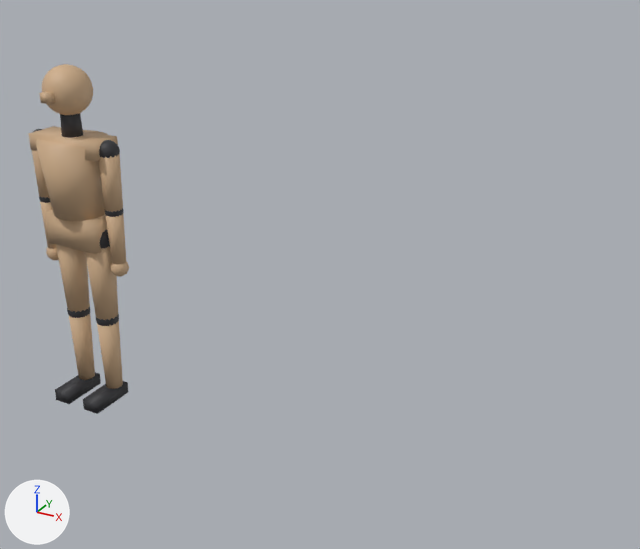
The Blender file characters/setviewfinder-character-template.blend as it was, and as the next commit left it.
Camera for both pictures: a 50 mm camera at (2.97, -3.01, 2.45) aimed at (1.28, 0.08, 0.91). The axes (+X, +Y, +Z) are drawn at lower left. The lights are the same throughout. The picture after the commit comes second.

The first picture shows 'Mannequin'.
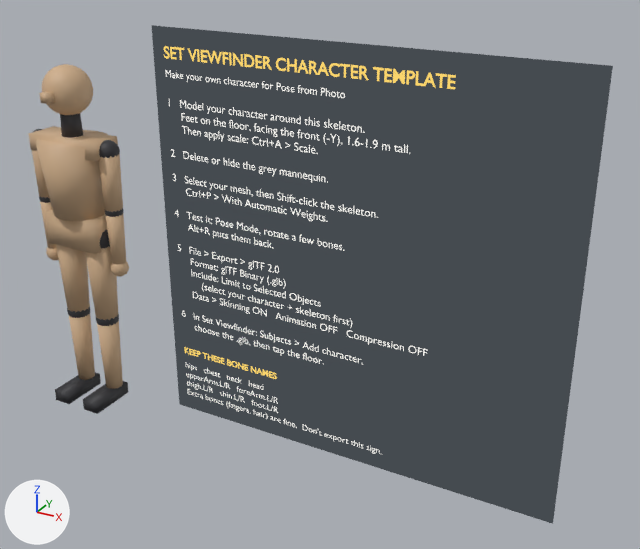
Where the change shows, as pixel boxes [x1, y1, x2, y2] in the pictures (640 x 549 px):
'Instructions Board', added
    after: [151, 25, 613, 524]
'Sign Steps', added
    after: [169, 99, 428, 365]
'Sign Title', added
    after: [164, 46, 456, 89]
'Sign Bones', added
    after: [185, 362, 380, 454]
'Sign Subtitle', added
    after: [165, 70, 345, 98]
'Sign Bones Title', added
    after: [184, 347, 277, 379]

The change, as a diff of the scene's bpy script:
```diff
--- a/characters/setviewfinder-character-template.blend.py
+++ b/characters/setviewfinder-character-template.blend.py
@@ me_plane @@
+me_plane.from_pydata([(-0.5, -0.5, 0.0), (0.5, -0.5, 0.0), (-0.5, 0.5, 0.0), (0.5, 0.5, 0.0)], [], [(0, 1, 3, 2)])
+me_plane.materials.append(mat_sign_board)  # dark grey #454b50
@@ txt_sign_title @@
+txt_sign_title = bpy.data.curves.new('Sign Title', 'FONT')
+txt_sign_title.body = 'SET VIEWFINDER CHARACTER TEMPLATE'
+txt_sign_title.materials.append(mat_sign_accent)  # yellow #f9d46c
+txt_sign_title.offset = 0.0015
+txt_sign_title.align_y = 'TOP'
+txt_sign_title.size = 0.07
+txt_sign_title.space_line = 1.12
@@ txt_sign_subtitle @@
+txt_sign_subtitle = bpy.data.curves.new('Sign Subtitle', 'FONT')
+txt_sign_subtitle.body = 'Make your own character for Pose from Photo'
+txt_sign_subtitle.materials.append(mat_sign_text)  # white #f9f8f3
+txt_sign_subtitle.align_y = 'TOP'
+txt_sign_subtitle.size = 0.045
+txt_sign_subtitle.space_line = 1.12
@@ txt_sign_steps @@
+txt_sign_steps = bpy.data.curves.new('Sign Steps', 'FONT')
+txt_sign_steps.body = '1   Model your character around this skeleton.\n     Feet on the floor, facing the front (-Y), 1.6-1.9 m tall.\n     Then apply scale: Ctrl+A > Scale.\n\n2   Delete or hide the grey mannequin.\n\n3   Select your mesh, then Shift-click the skeleton.\n     Ctrl+P > With Automatic Weights.\n\n4   Test it: Pose Mode, rotate a few bones.\n     Alt+R puts them back.\n\n5   File > Export > glTF 2.0\n     Format: glTF Binary (.glb)\n     Include: Limit to Selected Objects\n         (select your character + skeleton first)\n     Data > Skinning ON   Animation OFF   Compression OFF\n\n6   In Set Viewfinder: Subjects > Add character,\n     choose the .glb, then tap the floor.'
+txt_sign_steps.materials.append(mat_sign_text)  # white #f9f8f3
+txt_sign_steps.align_y = 'TOP'
+txt_sign_steps.size = 0.05
+txt_sign_steps.space_line = 1.12
@@ txt_sign_bones_title @@
+txt_sign_bones_title = bpy.data.curves.new('Sign Bones Title', 'FONT')
+txt_sign_bones_title.body = 'KEEP THESE BONE NAMES'
+txt_sign_bones_title.materials.append(mat_sign_accent)  # yellow #f9d46c
+txt_sign_bones_title.offset = 0.0015
+txt_sign_bones_title.align_y = 'TOP'
+txt_sign_bones_title.size = 0.045
+txt_sign_bones_title.space_line = 1.12
@@ txt_sign_bones @@
+txt_sign_bones = bpy.data.curves.new('Sign Bones', 'FONT')
+txt_sign_bones.body = "hips   chest   neck   head\nupperArm.L/R   foreArm.L/R\nthigh.L/R   shin.L/R   foot.L/R\nExtra bones (fingers, hair) are fine.  Don't export this sign."
+txt_sign_bones.materials.append(mat_sign_text)  # white #f9f8f3
+txt_sign_bones.align_y = 'TOP'
+txt_sign_bones.size = 0.045
+txt_sign_bones.space_line = 1.12
@@ ob_sign_title @@
+ob_sign_title = bpy.data.objects.new('Sign Title', txt_sign_title)
+ob_sign_title.location = (0.57, 0.0, 1.84)
+ob_sign_title.rotation_euler = (1.571, 0.0, 0.0)  # degrees (90, 0, 0)
@@ ob_sign_subtitle @@
+ob_sign_subtitle = bpy.data.objects.new('Sign Subtitle', txt_sign_subtitle)
+ob_sign_subtitle.location = (0.57, 0.0, 1.74)
+ob_sign_subtitle.rotation_euler = (1.571, 0.0, 0.0)  # degrees (90, 0, 0)
@@ ob_sign_steps @@
+ob_sign_steps = bpy.data.objects.new('Sign Steps', txt_sign_steps)
+ob_sign_steps.location = (0.57, 0.0, 1.62)
+ob_sign_steps.rotation_euler = (1.571, 0.0, 0.0)  # degrees (90, 0, 0)
@@ ob_sign_bones_title @@
+ob_sign_bones_title = bpy.data.objects.new('Sign Bones Title', txt_sign_bones_title)
+ob_sign_bones_title.location = (0.57, 0.0, 0.41)
+ob_sign_bones_title.rotation_euler = (1.571, 0.0, 0.0)  # degrees (90, 0, 0)
@@ ob_sign_bones @@
+ob_sign_bones = bpy.data.objects.new('Sign Bones', txt_sign_bones)
+ob_sign_bones.location = (0.57, 0.0, 0.33)
+ob_sign_bones.rotation_euler = (1.571, 0.0, 0.0)  # degrees (90, 0, 0)
@@ ob_instructions_board @@
+ob_instructions_board = bpy.data.objects.new('Instructions Board', me_plane)
+ob_instructions_board.location = (1.45, 0.02, 0.98)
+ob_instructions_board.rotation_euler = (1.571, 0.0, 0.0)  # degrees (90, 0, 0)
+ob_instructions_board.scale = (1.9, 1.86, 1.0)
```
